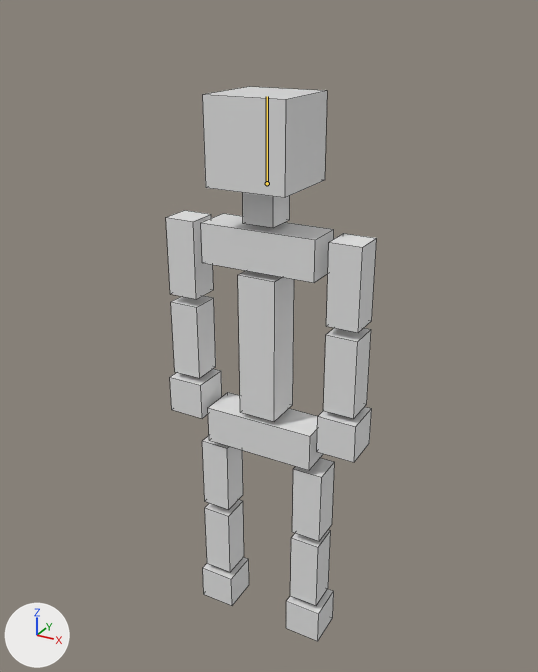
Before and after pictures for a commit that changed the Blender file blender/skeleton.blend.
Rendered twice from a 50 mm camera at (82.7, -149.0, 162.0) aimed at (0.0, 1.3, 86.8). Arrows for +X, +Y and +Z are at lower left; the lights stay in place. The bones that change are drawn over the model as lines. Mesh edges are drawn as thin lines.

Names of what the first picture shows: 'Head', 'LBicep', 'LForearm', 'LHand', 'Pelvis', 'RBicep', 'RForearm', 'RHand', 'RShin', 'RThigh', 'shoulder', 'spine'.
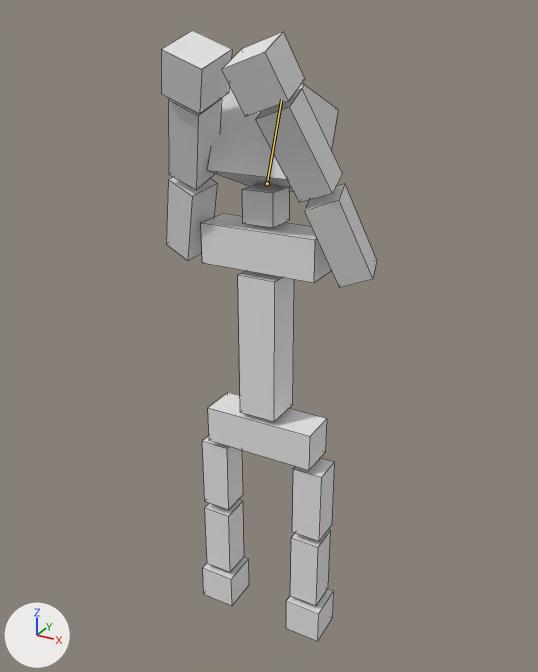
The newer file adds an action. The first version stands in its rest pose; the second is drawn at frame 20 of the action 'summon'.

Location of each change, (x1, y1, x2, y2) in pixels of the pictures (538 x 672 px):
'Head', posed: before (202, 87, 327, 198); after (207, 83, 338, 192)
'RForearm', posed (80% wider, 25% taller): before (323, 328, 371, 419); after (255, 89, 342, 203)
'LForearm', posed: before (171, 296, 216, 378); after (168, 98, 222, 189)
'RHand', posed: before (317, 407, 372, 462); after (221, 32, 305, 117)
'RBicep', posed (42% wider): before (326, 233, 377, 333); after (304, 184, 377, 288)
'LHand', posed: before (170, 369, 222, 418); after (161, 30, 232, 113)
'LBicep', posed: before (166, 210, 214, 299); after (166, 177, 217, 261)
bone 'spine.006', root to tip: before (267, 183) to (267, 96); after (267, 183) to (281, 99)

The edits, one by one:
Bone 'spine.006' (bone_spine_006) turns from (0, 0, 0) to (-21, 0, 0) degrees about its own x, y and z.
Bone 'hand.L.ik' (bone_hand_l_ik) moves from (0.0, 0.0, 0.0) to (0.1, 0.3, 1.5).
Bone 'hand.R.ik' (bone_hand_r_ik) moves from (0.0, 0.0, 0.0) to (-0.1, 0.3, 1.5).
